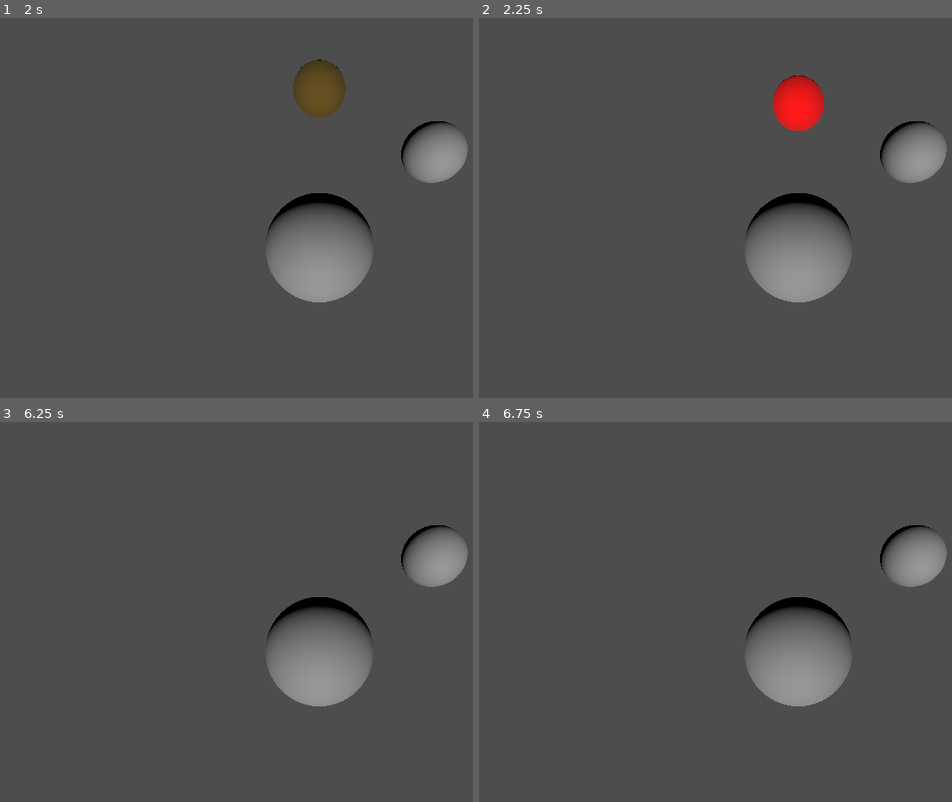
Above: before the commit, frames 1-4 (two rows, left to right).
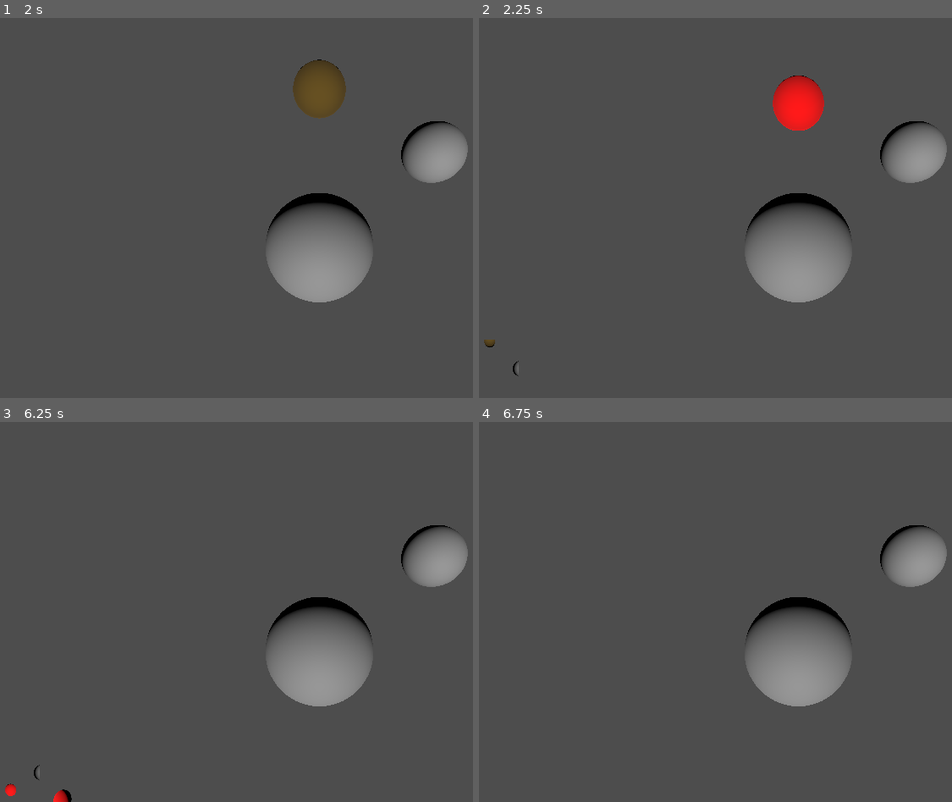
Above: after the commit, the same moments.

Repository: tmrupp/LD59
Game: Godot game, scene res://tom.tscn
Same seed, same stepped clock (60 frames per second), same inputs: the game is played once before the commit and once after it.
Inputs:
- Up to frame 1 (2 s): tap Enter at 0.5 s
- Up to frame 2 (2.25 s): no input
- Up to frame 3 (6.25 s): tap Space at 5 s; tap Enter at 5.75 s
- Up to frame 4 (6.75 s): no input

Frame 1 is identical in both runs. In frame 2, less than 0.1% of the frame differs, in the area x 1-9%, y 84-95%; in frame 3, 0.2%, in the area x 1-16%, y 90-100%; in frame 4, nothing differs.

Commit message:
ship feed has a delay!

Diff:
--- a/ship.gd
+++ b/ship.gd
@@ -2,14 +2,15 @@
 
 @onready var views = $"../CanvasLayer/Control/ShipCameraViews"
 @onready var ship_view_scene = preload("res://ship_view.tscn")
-var view
+var view: TextureRect
 
 # Called when the node enters the scene tree for the first time.
 func _ready() -> void:
+	$SubViewport.render_target_update_mode = SubViewport.UPDATE_ALWAYS
+
 	view = ship_view_scene.instantiate()
 	view.add_to_group("ship_view")
 	views.add_child(view)
-	view.texture = null # $SubViewport.get_texture()
 
 	capture()
 	render()
@@ -21,16 +22,20 @@
 func capture() -> void:
 	while true:
 		await (get_tree().create_timer(1.0 / fps).timeout)
-		buffer.append($SubViewport.get_texture().get_image())
+		var image = $SubViewport.get_texture().get_image()
+		if image == null:
+			continue
+		buffer.append(image.duplicate())
 
 func render() -> void:
 	while true:
 		await (get_tree().create_timer(1.0 / fps).timeout)
 		print("t-1")
-		if buffer == null:
+		if buffer == null or buffer.size() < delay * fps:
 			print("t0")
-			return
+			continue
+		print("t1")
 
-		var texture = ImageTexture.create_from_image(buffer.pop_back())
+		var texture = ImageTexture.create_from_image(buffer.pop_front())
 
 		view.texture = texture
